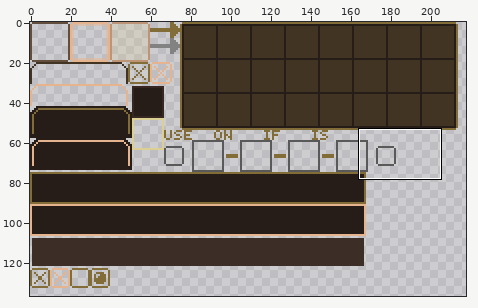
Two versions of one sprite sheet, core/assets/png/ui.png. Above: a wide view before the commit, with the close-up outlined.
Close-up. As it was:
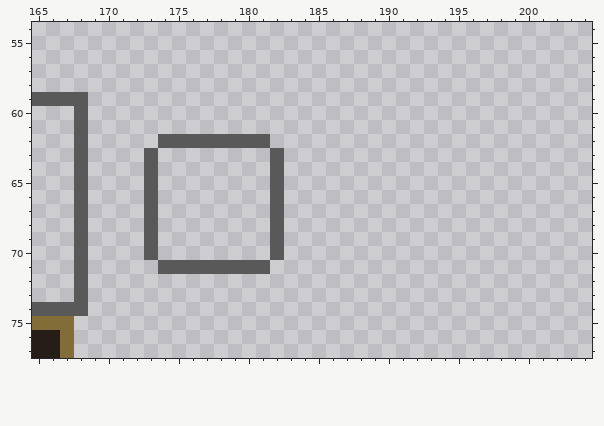
The file is 256x256 pixels. Shown: x 165..204, y 54..77. The wide view leaves out empty margins.
Once edited:
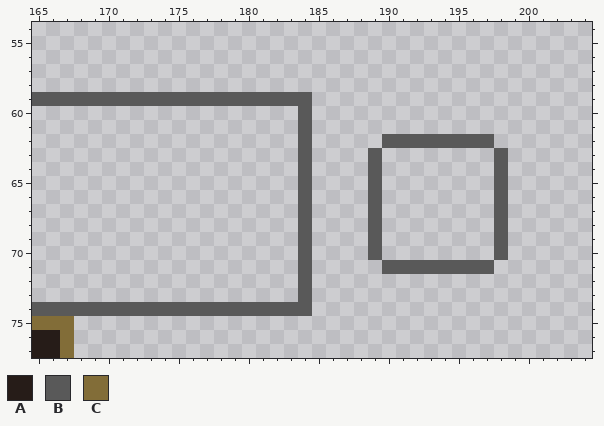
Palette (. is transparent): A #261c18  B #595959  C #826d38
Changes in this commit:
@@ x 165..204 @@
 58 ........................................
-59 BBBB....................................
-60 ...B....................................
-61 ...B....................................
-62 ...B.....BBBBBBBB.......................
-63 ...B....B........B......................
-64 ...B....B........B......................
-65 ...B....B........B......................
-66 ...B....B........B......................
-67 ...B....B........B......................
-68 ...B....B........B......................
-69 ...B....B........B......................
-70 ...B....B........B......................
-71 ...B.....BBBBBBBB.......................
-72 ...B....................................
-73 ...B....................................
-74 BBBB....................................
+59 BBBBBBBBBBBBBBBBBBBB....................
+60 ...................B....................
+61 ...................B....................
+62 ...................B.....BBBBBBBB.......
+63 ...................B....B........B......
+64 ...................B....B........B......
+65 ...................B....B........B......
+66 ...................B....B........B......
+67 ...................B....B........B......
+68 ...................B....B........B......
+69 ...................B....B........B......
+70 ...................B....B........B......
+71 ...................B.....BBBBBBBB.......
+72 ...................B....................
+73 ...................B....................
+74 BBBBBBBBBBBBBBBBBBBB....................
 75 CCC.....................................
Changed places in both close-ups, as pixel boxes (x1, y1, x2, y2):
changed: (74, 92, 312, 316)
added: (368, 134, 508, 274)
